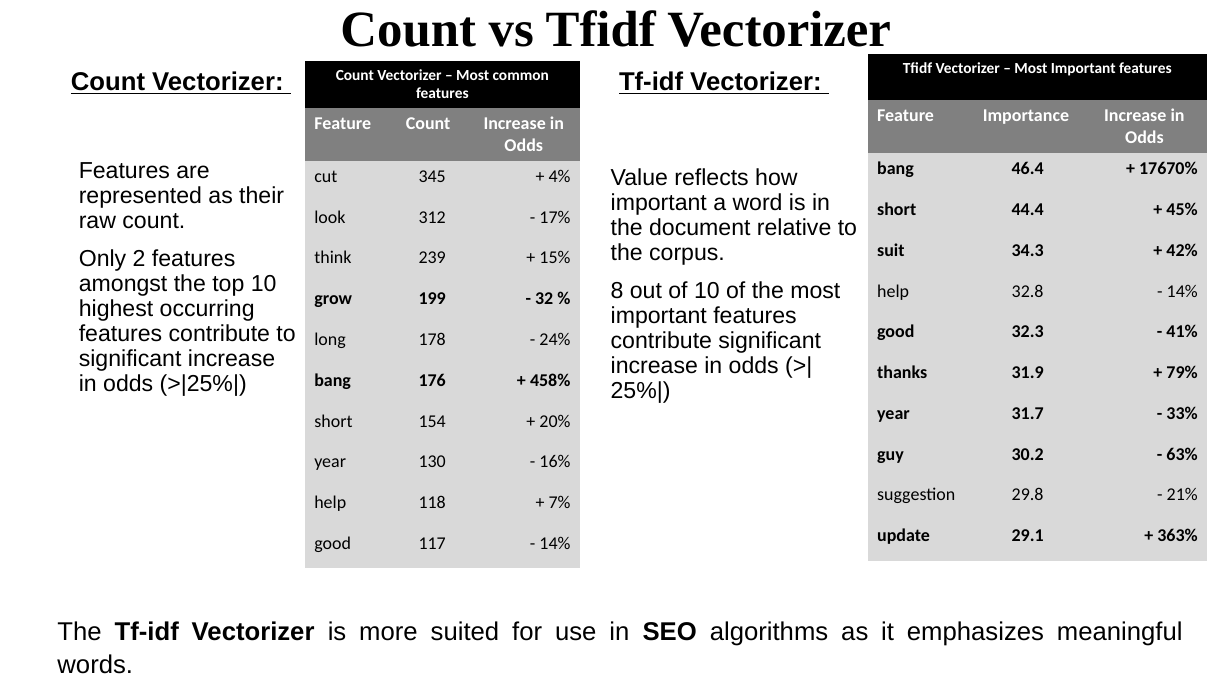
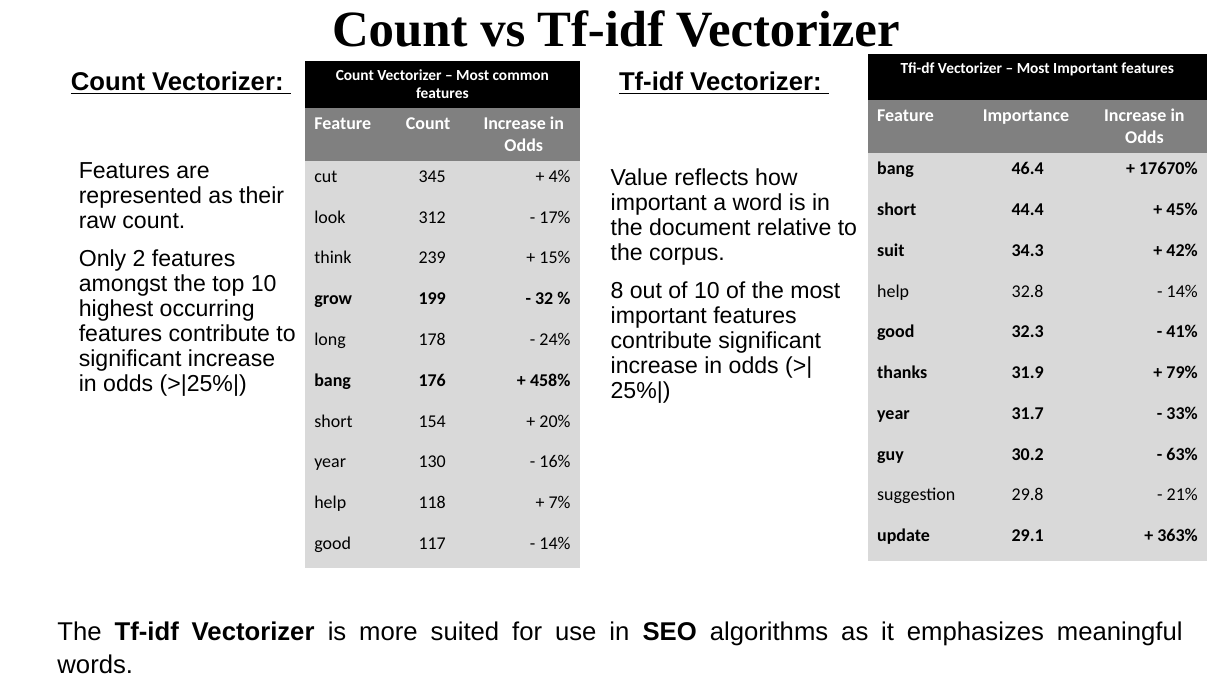
Before and after one commit to chrisgozali/GA_Projects, a slide deck: slide 4 of project_3/Presentation.pptx. Drawn at 1232x693 pixels with LibreOffice and Linux fonts; fonts in the diff are those of the drawing; background and template pictures are left out. Boxes give left, top, right and bottom in pixels: in the first picture for what was removed or moved away, otherwise in the second. Text is boxed around its words. In the diff, an @@ line names an element or a change of style, - is before the commit and + after.

```diff
--- a/project_3/Presentation.pptx
+++ b/project_3/Presentation.pptx
@@ title at box(332, 10, 900, 56): text changed @@
-Count vs Tfidf Vectorizer
+Count vs Tf-idf Vectorizer
@@ table at box(868, 54, 1207, 560) @@
-row 1, column 1: Tfidf Vectorizer – Most Important features
+row 1, column 1: Tfi-df Vectorizer – Most Important features
```
Also in this commit, not shown: 1 other slide changed.
